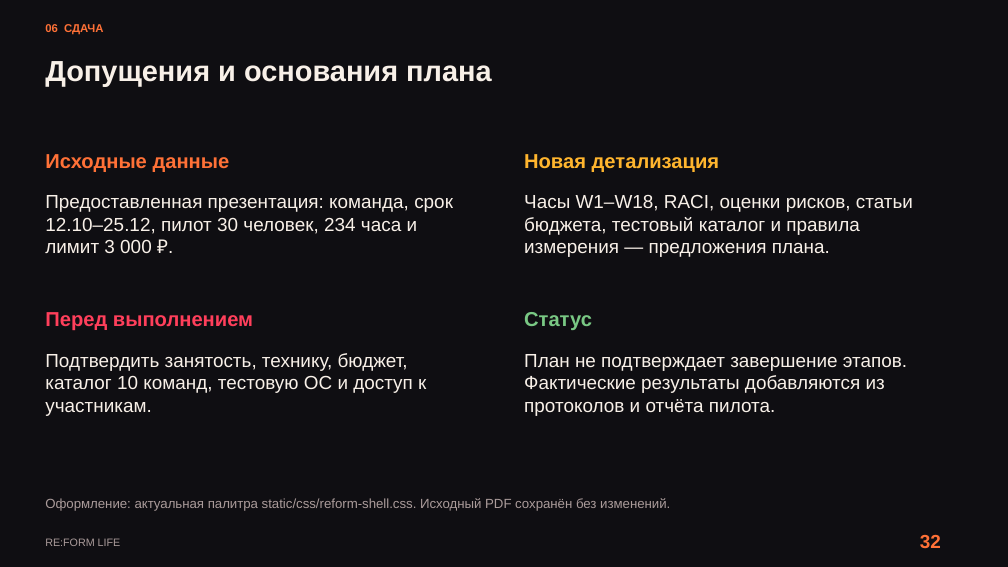
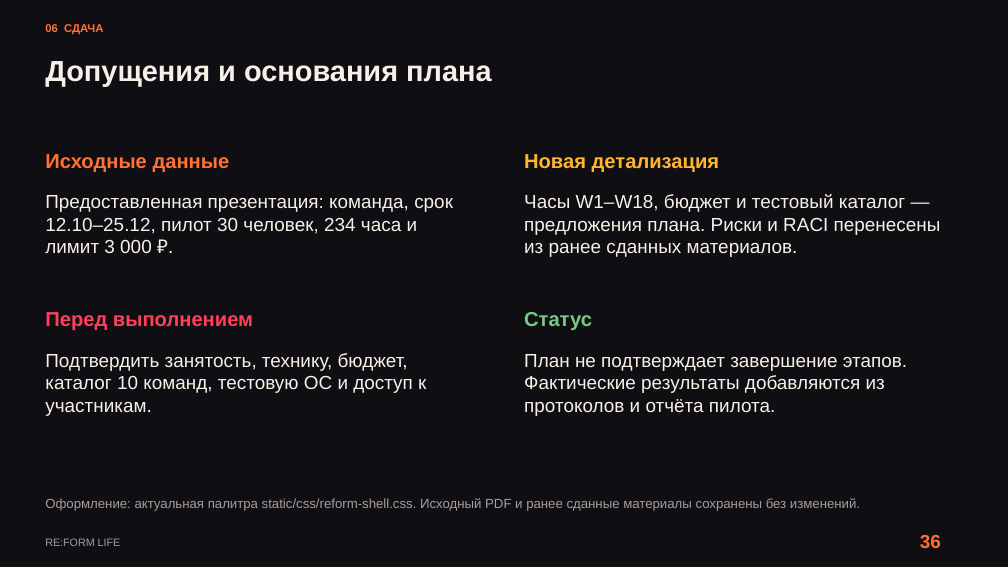
Before and after one commit to kartaamigo/RE-FORM-LIFE, a slide deck: slide 36 of docs/project-plan/RE_FORM_LIFE_Reviewed_Design.pptx (slide 32 before the commit). Drawn at 1008x567 pixels with LibreOffice and Linux fonts; fonts in the diff are those of the drawing. Boxes give left, top, right and bottom in pixels: in the first picture for what was removed or moved away, otherwise in the second. Text is boxed around its words. In the diff, an @@ line names an element or a change of style, - is before the commit and + after.

Commit message:
docs: incorporate submitted risk register and original RACI

```diff
--- a/docs/project-plan/RE_FORM_LIFE_Reviewed_Design.pptx
+++ b/docs/project-plan/RE_FORM_LIFE_Reviewed_Design.pptx
@@ text at box(524, 194, 941, 257): text changed @@
-Часы W1–W18, RACI, оценки рисков, статьи бюджета, тестовый каталог и правила измерения — предложения плана.
+Часы W1–W18, бюджет и тестовый каталог — предложения плана. Риски и RACI перенесены из ранее сданных материалов.
@@ text at box(45, 498, 860, 511): text changed @@
-Оформление: актуальная палитра static/css/reform-shell.css. Исходный PDF сохранён без изменений.
+Оформление: актуальная палитра static/css/reform-shell.css. Исходный PDF и ранее сданные материалы сохранены без изменений.
@@ text at box(920, 535, 941, 548): text changed @@
-32
+36
```
Also in this commit, not shown: 20 other slides changed, 7 slides added, 2 slides removed, 3 other files.
